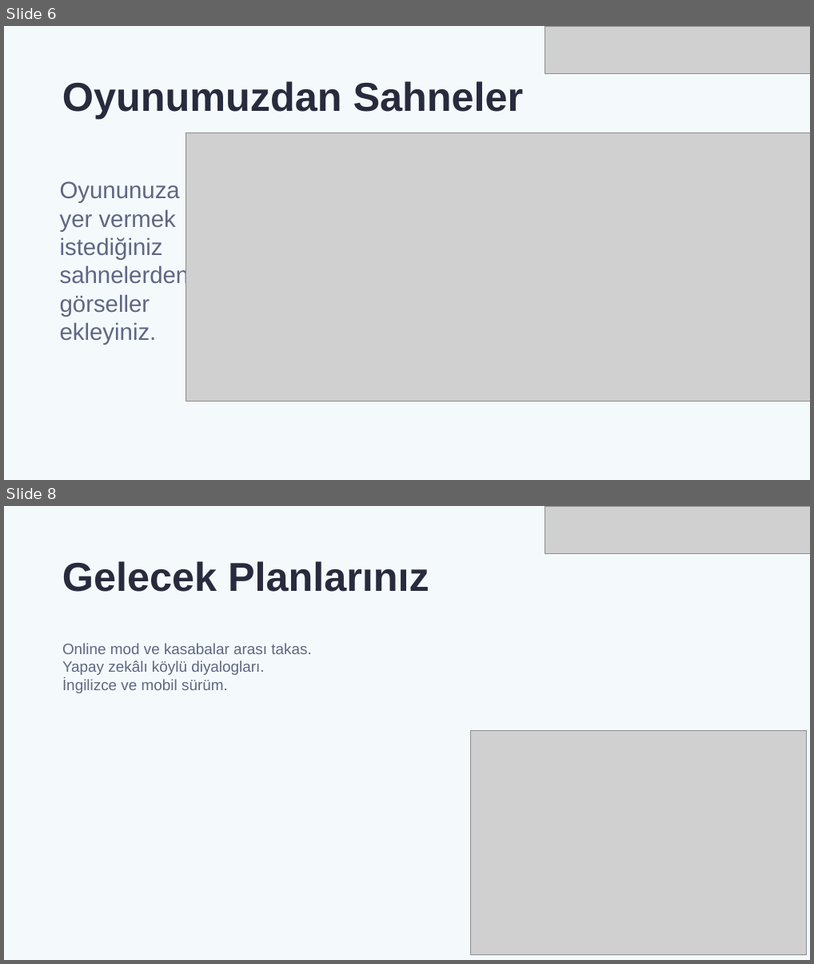
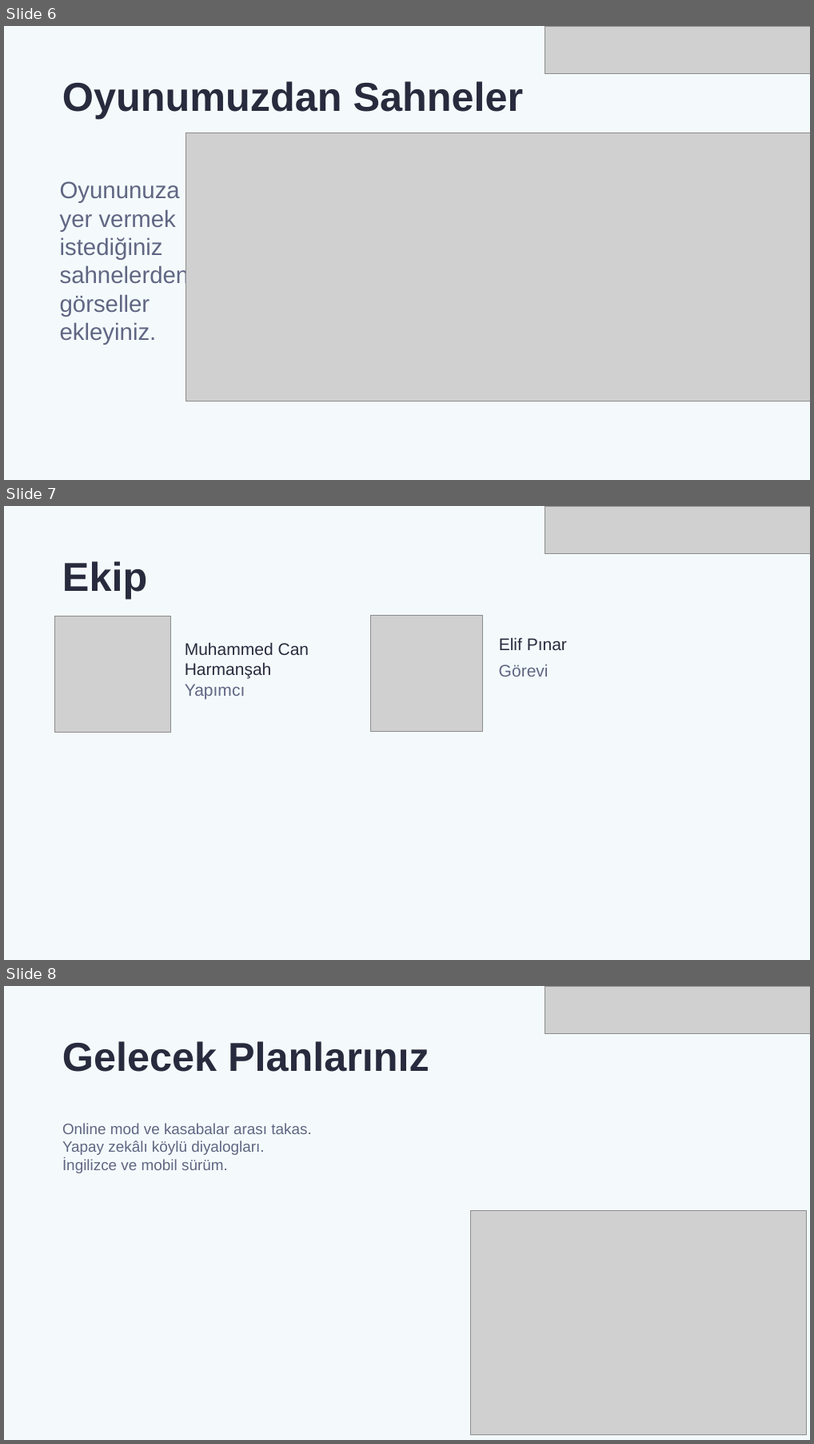
Before and after one commit to bycandev/gameup-hackathon-son-sans, a slide deck: Son Şans Sunum.pptx. Shown one above the other, each under a label of ours: slides 6 and 8 before the commit, slides 6, 7 and 8 after it; the slides between them are not shown. The pictures are 814x964 and 814x1444 pixels, drawn with LibreOffice and Linux fonts; fonts in the diff are those of the drawing; grey boxes stand for pictures. Boxes give left, top, right and bottom in pixels: in the first picture for what was removed or moved away, otherwise in the second. Text is boxed around its words. In the diff, an @@ line names an element or a change of style, - is before the commit and + after.

```diff
--- a/Son Şans Sunum.pptx
+++ b/Son Şans Sunum.pptx
@@ slide 7 added at [4,506,810,960], background #F4FAFC @@
@@ picture added at [546,506,810,553] @@
@@ text added at [62,561,147,599], 48 pt, text #282B3D, bold @@
+Ekip
@@ picture added at [55,616,170,732] @@
@@ picture added at [371,615,483,731] @@
@@ text added at [185,642,310,679], 20 pt, text #282B3D @@
+Muhammed Can
+Harmanşah
@@ text added at [499,637,567,650], 20 pt, text #282B3D @@
+Elif Pınar
@@ text added at [499,664,549,676], 20 pt, text #606682 @@
+Görevi
@@ text added at [185,684,246,700], 20 pt, text #606682 @@
+Yapımcı
```
Also in this commit, not shown: 2 slides changed, 1 slide removed, 1 other file.
